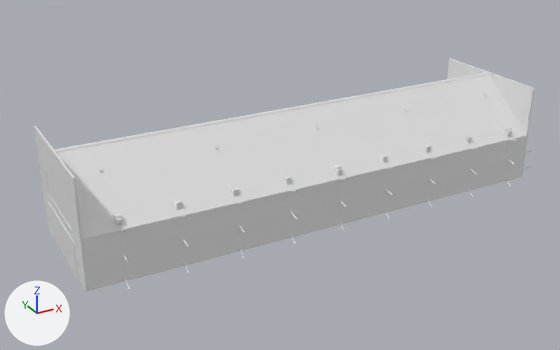
A saved change to the FBX model Assets/_/Project/Art/Models/Environment/3D_Hangar.fbx.
Rendered twice from a 50 mm camera at (-30.3, -71.5, 38.7) aimed at (8.5, -1.1, 3.5). The lights are fixed; the arrows at lower left show +X, +Y and +Z. The picture after the commit comes second. Where no turn or scale is listed for an object, it has been applied to the vertices.

The first picture shows 'Geo_hangar'.
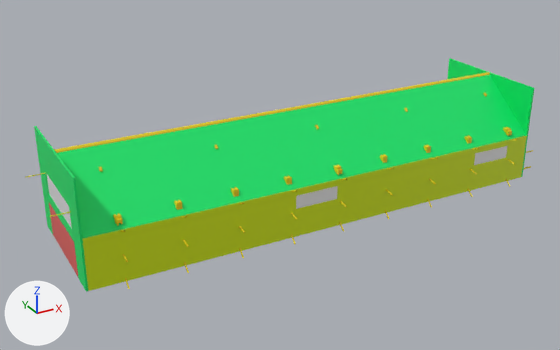
Pixel boxes (x1, y1, x2, y2) of what changed, in the pictures (560 x 350 px):
'Geo_hangar', reshaped: before (34, 58, 534, 292); after (25, 58, 534, 292)
part 1 of me_plane_038, cut back: before (48, 202, 79, 279); after (34, 59, 534, 292)
part 2 of me_plane_038, recoloured: (48, 72, 533, 289) in both
part 3 of me_plane_038, recoloured (white to green): (34, 58, 534, 241) in both
part 4 of me_plane_038, recoloured: (83, 136, 525, 239) in both

The change, as a list of edits to the scene's bpy script:
```text
Add mat_door:
    mat_door = principled_material('Door')
    mat_door.base_color = (0.8, 0.125, 0.111)  # red #e7635e
Add mat_glass:
    mat_glass = principled_material('Glass')
    mat_glass.base_color = (0.8, 0.8, 0.8)  # white #e7e7e7
Add mat_brick:
    mat_brick = principled_material('Brick')
    mat_brick.base_color = (0.643, 0.8, 0.0)  # yellow #d2e700
Add mat_metal:
    mat_metal = principled_material('Metal')
    mat_metal.base_color = (0.8, 0.615, 0.00611)  # yellow #e7ce12
Add mat_hangar:
    mat_hangar = principled_material('Hangar')
    mat_hangar.base_color = (0.0, 0.8, 0.148)  # green #00e76b
Change me_plane_038:
    used by ob_geo_hangar; location = (0.0, 0.0, 0.0)
    remove me_plane_038.from_pydata(...)  # 3578 vertices, 3207 faces; spans x -16.4..40.4, y -10.1..7.1, z -0.4..11.5
    add me_plane_038.from_pydata(...)  # 3964 vertices, 3409 faces; spans x -18.2..40.4, y -10.1..7.1, z -0.4..11.5
    me_plane_038 part 1: 14 vertices moved within x -16.3..38.1, y 1.3..3.5, z 1.5..4.2; 19 vertices removed from x -16.4..38.1, y -6.4..3.5, z 0.0..5.6; 405 vertices added at x -16.3..38.2, y -9.0..6.0, z 0.0..5.0
    me_plane_038 part 2: 2716 faces spanning x -16.3..40.4, y -10.1..5.7, z -0.4..11.5 switch from no material to mat_metal (yellow #e7ce12)
    me_plane_038 part 3: 303 faces spanning x -16.3..38.2, y -9.0..7.1, z -0.4..11.5 switch from no material to mat_hangar (green #00e76b)
    me_plane_038 part 4: 44 faces spanning x -16.1..38.0, y -9.0..6.0, z 0.0..5.5 switch from no material to mat_brick (yellow #d2e700)
    other edits to the shape of me_plane_038 do not show in these pictures
    add me_plane_038.materials.append(mat_glass)  # white #e7e7e7
    add me_plane_038.materials.append(mat_door)  # red #e7635e
```
